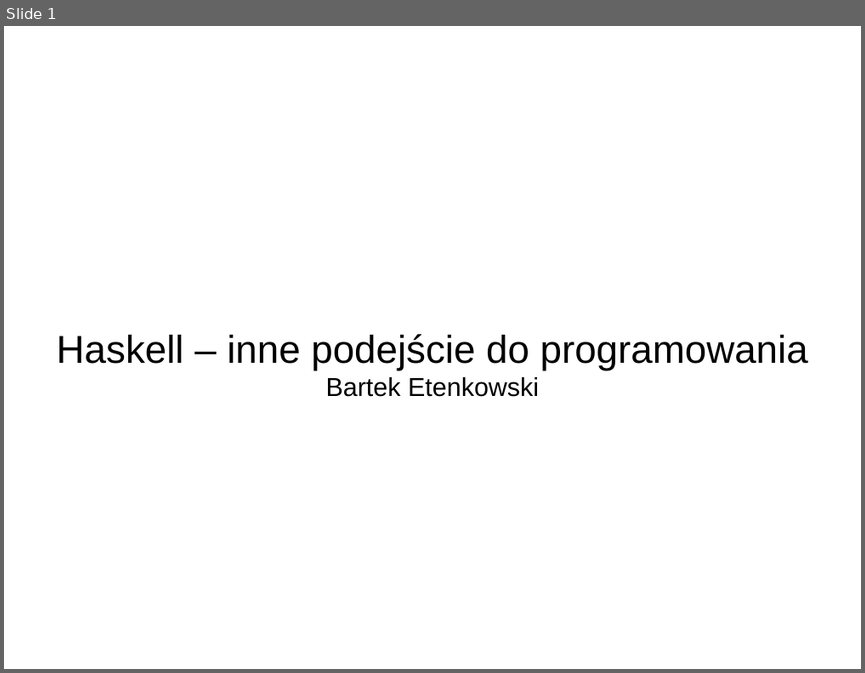
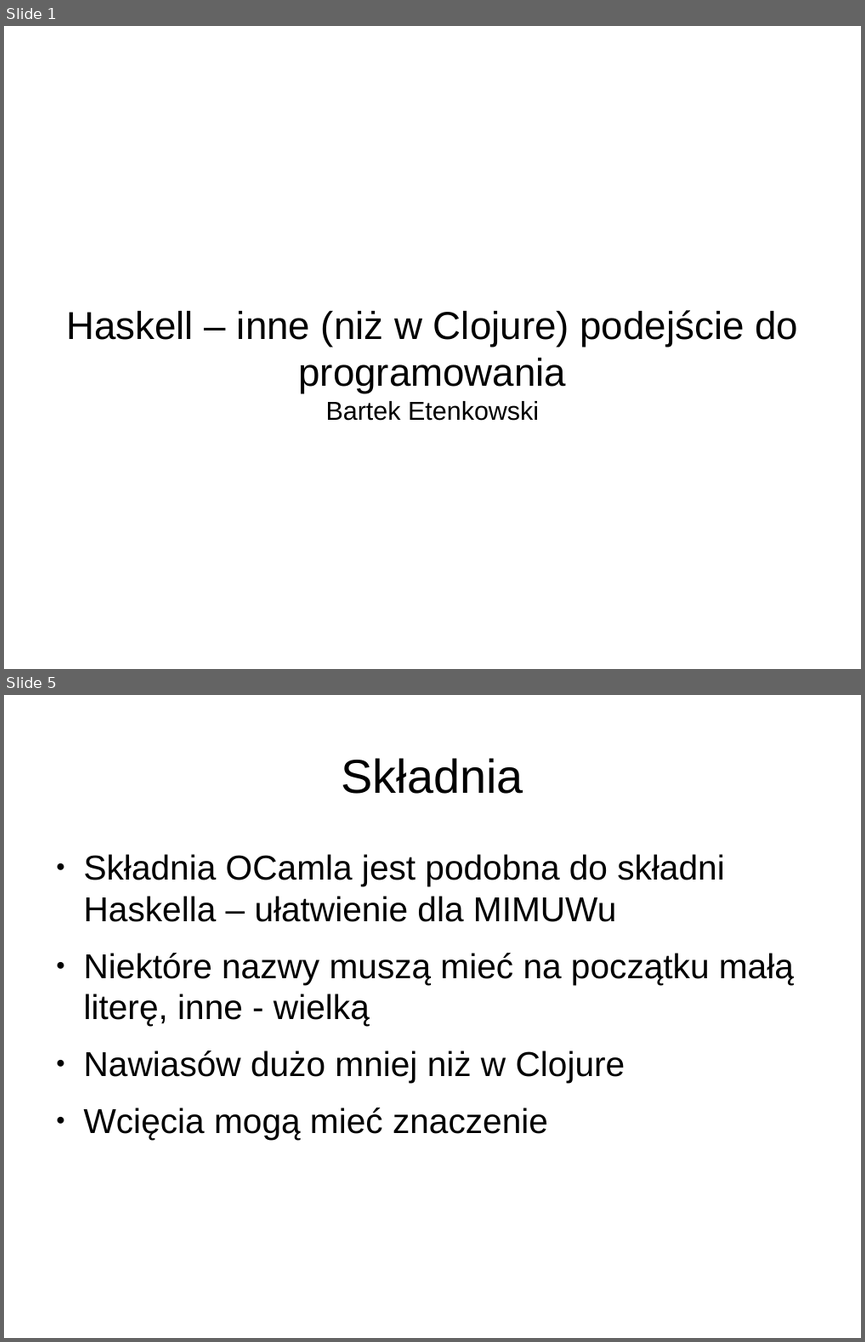
Before and after one commit to betenkowski/haskell-20140813, a slide deck: prezentacja.odp. Shown one above the other, each under a label of ours: slide 1 before the commit, slides 1 and 5 after it; the slides between them are not shown. The pictures are 865x673 and 865x1342 pixels, drawn with LibreOffice and Linux fonts; fonts in the diff are those of the drawing. Boxes give left, top, right and bottom in pixels: in the first picture for what was removed or moved away, otherwise in the second. Text is boxed around its words. In the diff, an @@ line names an element or a change of style, - is before the commit and + after.

```diff
--- a/prezentacja.odp
+++ b/prezentacja.odp
@@ slide 5 added at (4, 695, 861, 1338), background #FFFFFF @@
@@ title added at (341, 758, 523, 794), 44 pt, text #000000 @@
+Składnia
@@ text added at (84, 854, 794, 1140), 32 pt, text #000000 @@
+● Składnia OCamla jest podobna do składni Haskella – ułatwienie dla MIMUWu
+● Niektóre nazwy muszą mieć na początku małą literę, inne - wielką
+● Nawiasów dużo mniej niż w Clojure
+● Wcięcia mogą mieć znaczenie
@@ slide 1 changed as well @@
@@ subtitle at (66, 310, 798, 393): text changed @@
-Haskell – inne podejście do programowania
+Haskell – inne (niż w Clojure) podejście do programowania
```
Also in this commit, not shown: 8 other slides added, 1 slide removed, 4 other files.
